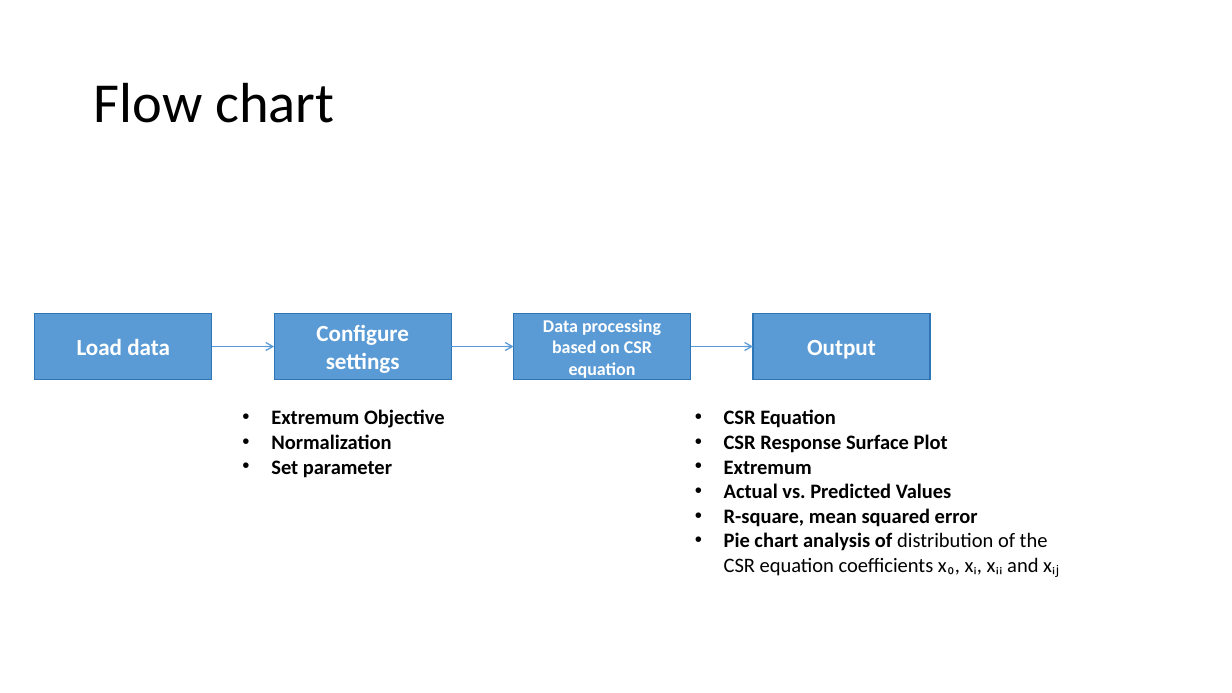
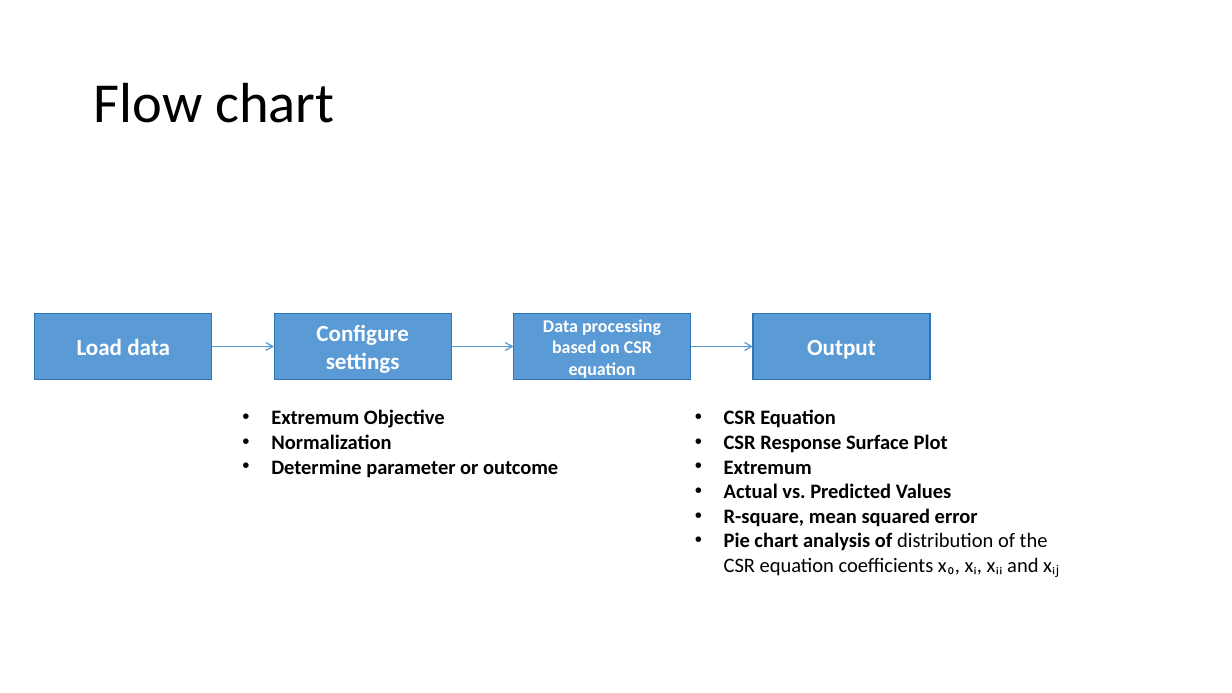
Before and after one commit to cuzno200161/CSR-software, a slide deck: slide 7 of CSR APP Instruction.pptx. Drawn at 1232x693 pixels with LibreOffice and Linux fonts; fonts in the diff are those of the drawing. Boxes give left, top, right and bottom in pixels: in the first picture for what was removed or moved away, otherwise in the second. Text is boxed around its words. In the diff, an @@ line names an element or a change of style, - is before the commit and + after.

```diff
--- a/CSR APP Instruction.pptx
+++ b/CSR APP Instruction.pptx
@@ text at (x1=271, y1=459, x2=558, y2=478): text changed @@
-• Set parameter
+• Determine parameter or outcome
```
Also in this commit, not shown: 1 other slide changed, 1 slide added, 3 other files.
